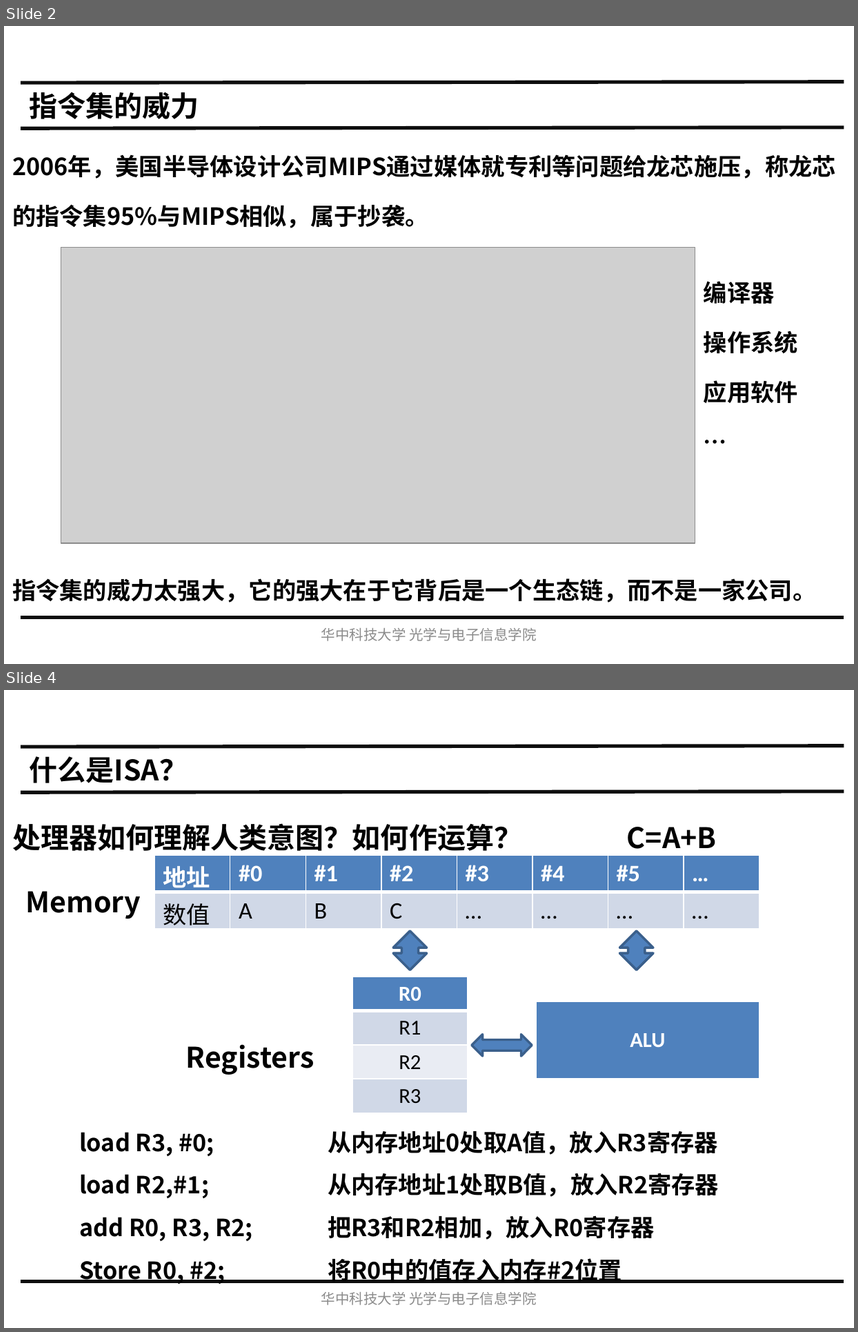
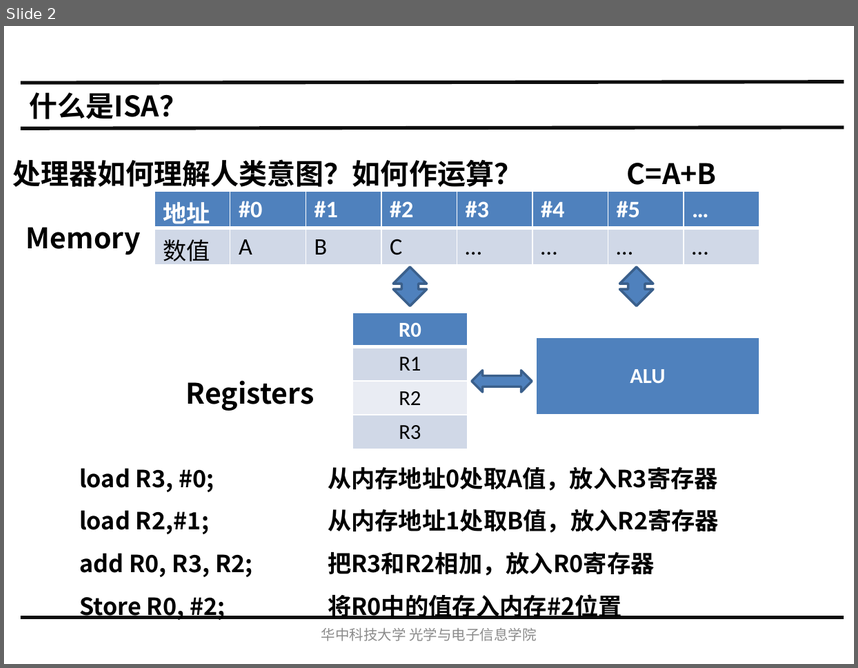
Before and after one commit to hust-gaoyujing/ic_resource, a slide deck: ic_design/computer organization and design/PPT/Ch2 指令集体系结构A_主流ISA (1).pptx. Shown one above the other, each under a label of ours: slides 2 and 4 before the commit, slide 2 after it; the slides between them are not shown. The pictures are 858x1332 and 858x668 pixels, drawn with LibreOffice and Linux fonts; fonts in the diff are those of the drawing; grey boxes stand for pictures. Boxes give left, top, right and bottom in pixels: in the first picture for what was removed or moved away, otherwise in the second. Text is boxed around its words. In the diff, an @@ line names an element or a change of style, - is before the commit and + after.

```diff
--- a/ic_design/computer organization and design/PPT/Ch2 指令集体系结构A_主流ISA (1).pptx
+++ b/ic_design/computer organization and design/PPT/Ch2 指令集体系结构A_主流ISA (1).pptx
@@ slide 2 removed at [4, 26, 854, 664], background #FFFFFF @@
@@ line removed from (21, 83) to (844, 82) @@
@@ text removed at [29, 92, 199, 119] @@
-指令集的威力
@@ line removed from (21, 128) to (844, 127) @@
@@ text removed at [12, 154, 836, 228] @@
-2006年，美国半导体设计公司MIPS通过媒体就专利等问题给龙芯施压，称龙芯的指令集95%与MIPS相似，属于抄袭。
@@ picture removed at [61, 247, 695, 543] @@
@@ text removed at [704, 281, 798, 403] @@
-编译器
-操作系统
-应用软件
-…
@@ text removed at [12, 578, 816, 602] @@
-指令集的威力太强大，它的强大在于它背后是一个生态链，而不是一家公司。
@@ line removed from (21, 617) to (844, 617) @@
@@ text removed at [321, 628, 537, 641] @@
-华中科技大学 光学与电子信息学院
@@ what was slide 4 is now slide 2 @@
```
Also in this commit, not shown: 1 slide changed, 21 other slides removed, 1 other file.
